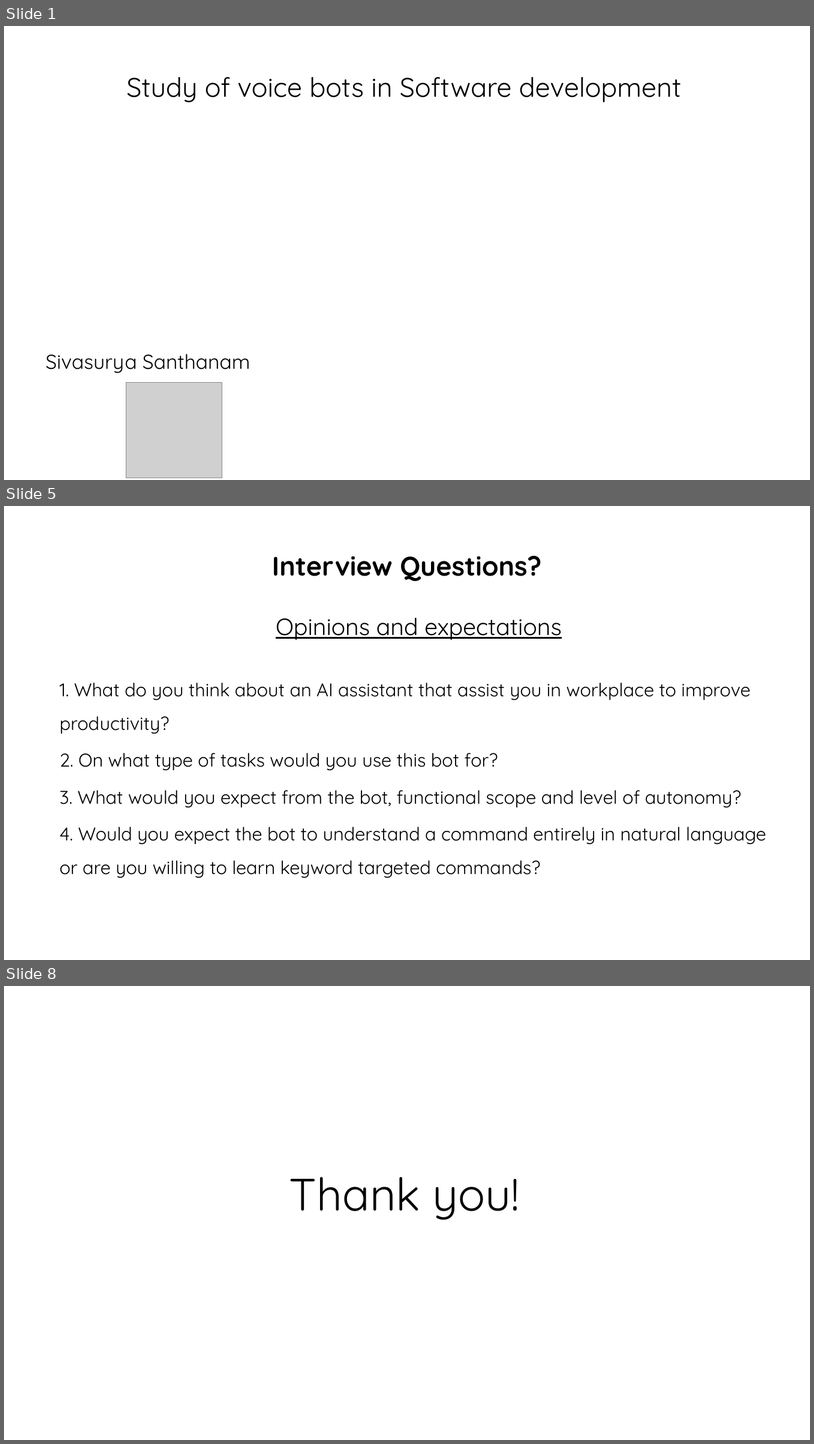
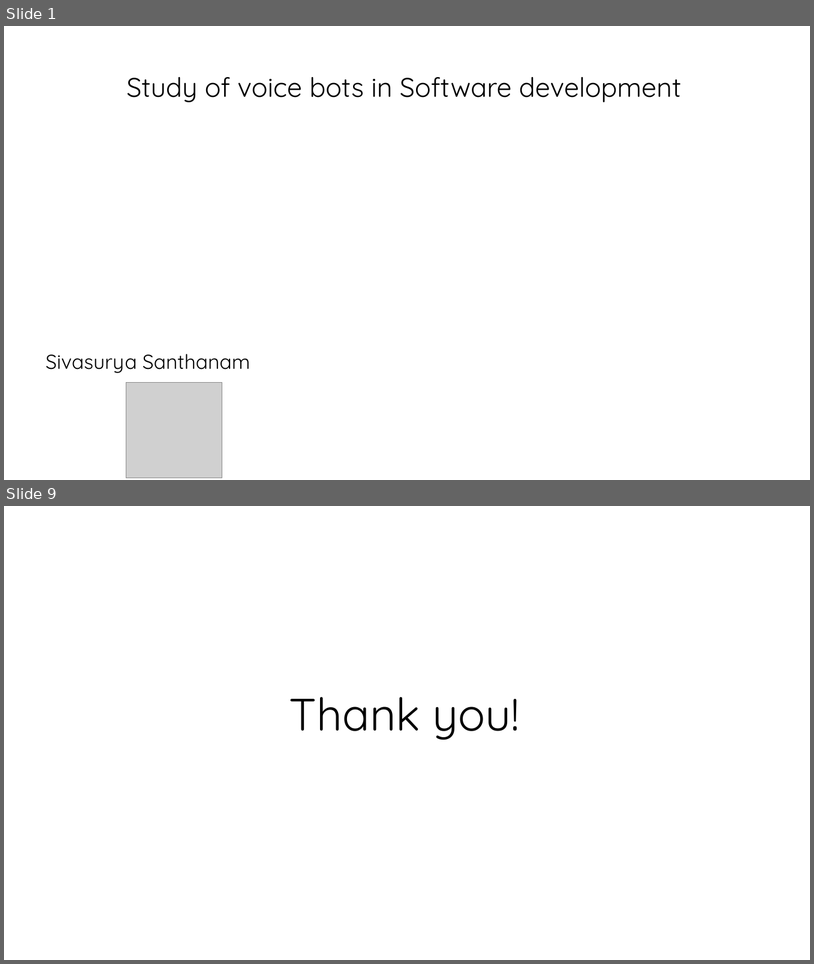
Before and after one commit to chmodsss/interviews-study, a slide deck: interview-artifacts.pptx. Shown one above the other, each under a label of ours: slides 1, 5 and 8 before the commit, slides 1 and 9 after it; the slides between them are not shown. The pictures are 814x1444 and 814x964 pixels, drawn with LibreOffice and Linux fonts; fonts in the diff are those of the drawing; grey boxes stand for pictures; background and template pictures are left out. Boxes give left, top, right and bottom in pixels: in the first picture for what was removed or moved away, otherwise in the second. Text is boxed around its words. In the diff, an @@ line names an element or a change of style, - is before the commit and + after.

```diff
--- a/interview-artifacts.pptx
+++ b/interview-artifacts.pptx
@@ slide 5 removed at <box>4,506,810,960</box>, background #FFFFFF @@
@@ title removed at <box>272,556,542,581</box> @@
-Interview Questions?
@@ text removed at <box>60,618,767,877</box> @@
-Opinions and expectations
-1. What do you think about an AI assistant that assist you in workplace to improve productivity?
-2. On what type of tasks would you use this bot for?
-3. What would you expect from the bot, functional scope and level of autonomy?
-4. Would you expect the bot to understand a command entirely in natural language or are you willing to learn keyword targeted commands?
@@ what was slide 8 is now slide 9 @@
```
Also in this commit, not shown: 2 slides changed, 5 slides added, 3 other slides removed, 1 other file.
